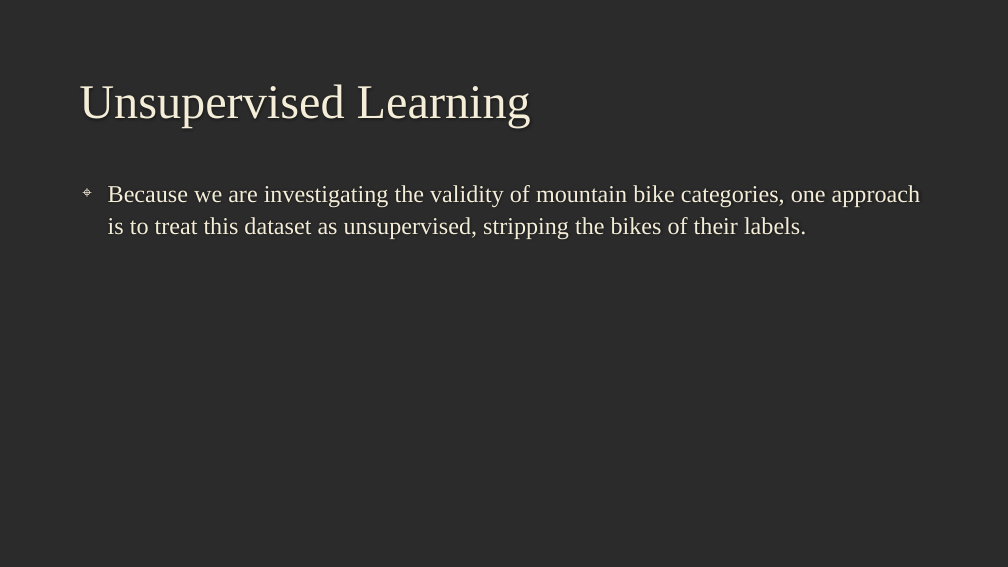
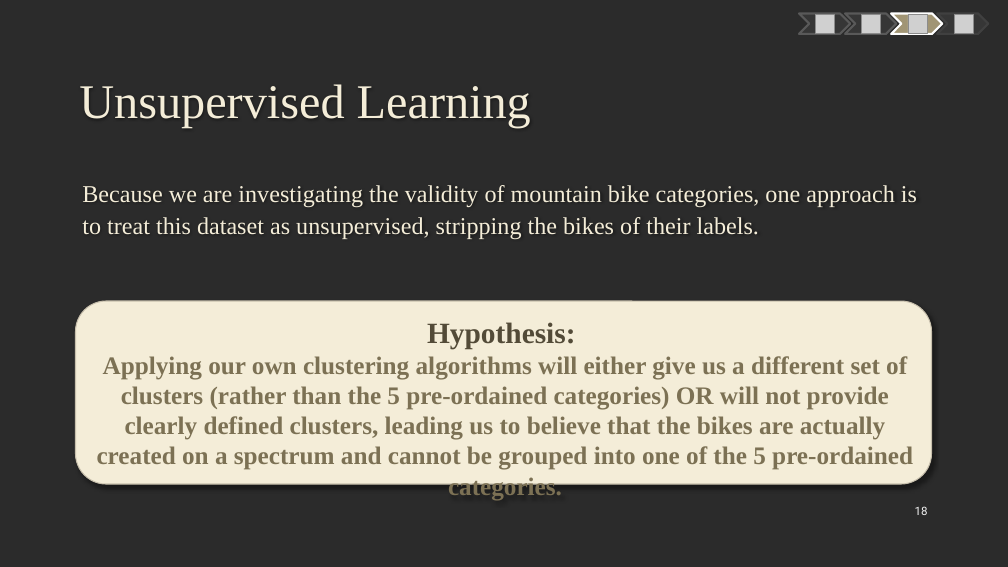
Before and after one commit to mczerwin/MTB-Categorization-Analysis, a slide deck: slide 18 of Reports/MTB Data Analysis Presentation.pptx (slide 16 before the commit). Drawn at 1008x567 pixels with LibreOffice and Linux fonts; fonts in the diff are those of the drawing; grey boxes stand for pictures; background and template pictures are left out; a plain dark background stands for a picture behind light text. Boxes give left, top, right and bottom in pixels: in the first picture for what was removed or moved away, otherwise in the second. Text is boxed around its words. In the diff, an @@ line names an element or a change of style, - is before the commit and + after.

```diff
--- a/Reports/MTB Data Analysis Presentation.pptx
+++ b/Reports/MTB Data Analysis Presentation.pptx
@@ freeform shape added at box(799, 14, 851, 34), fill #363636, outline #595959 2 pt @@
@@ picture added at box(815, 14, 834, 33) @@
@@ freeform shape added at box(845, 14, 897, 34), fill #363636, outline #595959 2 pt @@
@@ picture added at box(862, 14, 881, 33) @@
@@ freeform shape added at box(892, 14, 943, 34), fill #A19574, outline #FFFFFF 2 pt @@
@@ picture added at box(908, 14, 927, 33) @@
@@ freeform shape added at box(938, 14, 989, 34), fill #363636, outline #404040 2 pt @@
@@ picture added at box(954, 14, 973, 33) @@
@@ text "Because we are investigating the ..." at box(82, 185, 917, 239): bullet ⌖ to none @@
@@ rounded rectangle added at box(76, 301, 932, 484), fill #F4EDD8, outline #C7BFAC 1 pt, 24 pt, text #7C7154, bold @@
+Hypothesis:
+Applying our own clustering algorithms will either give us a different set of clusters (rather than the 5 pre-ordained categories) OR will not provide clearly defined clusters, leading us to believe that the bikes are actually created on a spectrum and cannot be grouped into one of the 5 pre-ordained categories.
@@ page number added at box(915, 506, 928, 515), 11 pt, text #F2F2F2 @@
+18
```
Also in this commit, not shown: 17 other slides changed, 5 slides added, 1 slide removed.
